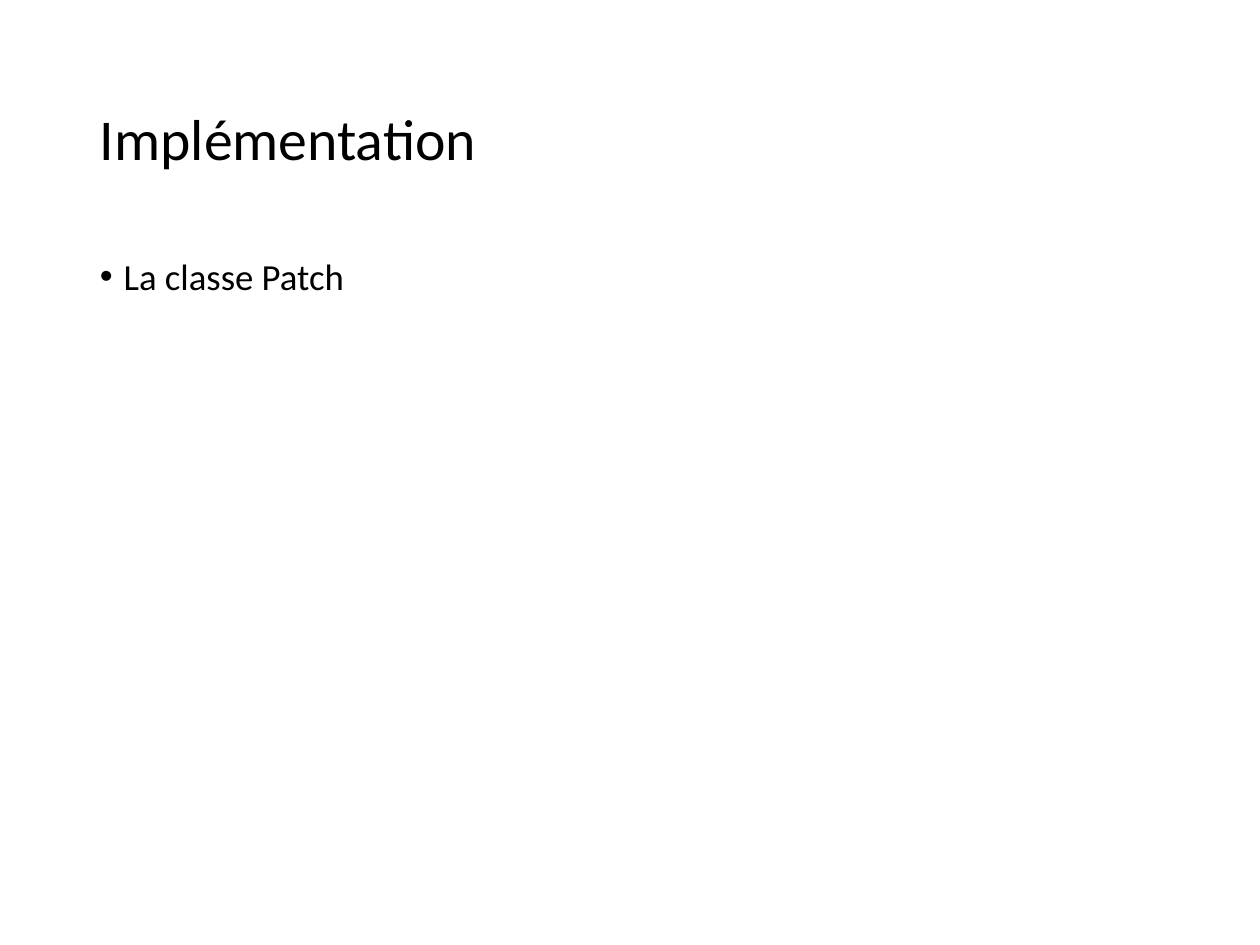
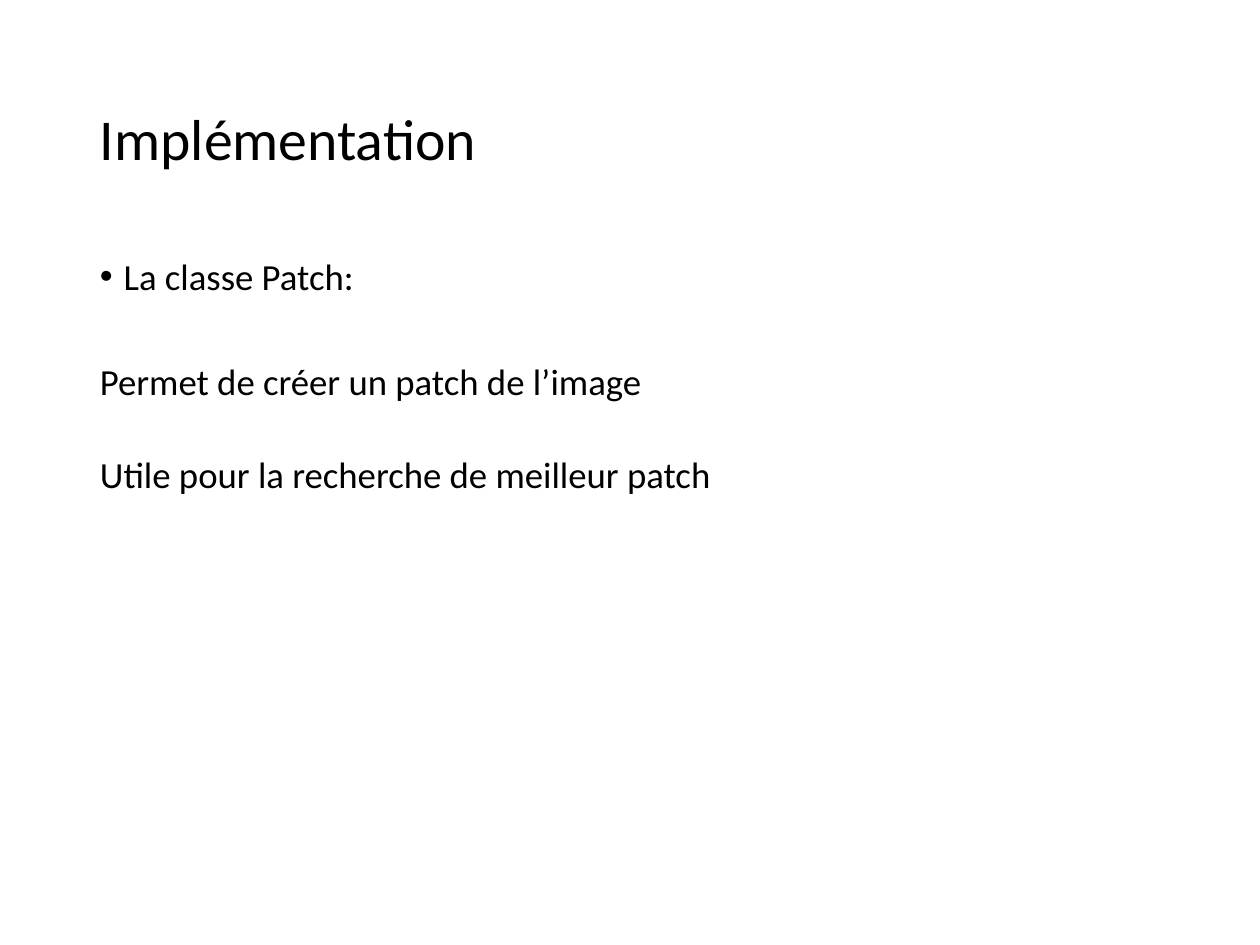
Before and after one commit to CharlyGirotNYU/Inpainting, a slide deck: slide 21 of ppt/Inpainting.pptx (slide 19 before the commit). Drawn at 1260x945 pixels with LibreOffice and Linux fonts; fonts in the diff are those of the drawing. Boxes give left, top, right and bottom in pixels: in the first picture for what was removed or moved away, otherwise in the second. Text is boxed around its words. In the diff, an @@ line names an element or a change of style, - is before the commit and + after.

```diff
--- a/ppt/Inpainting.pptx
+++ b/ppt/Inpainting.pptx
@@ text at (100, 264, 710, 494): text changed @@
-• La classe Patch
+• La classe Patch:
+Permet de créer un patch de l’image
+Utile pour la recherche de meilleur patch
```
Also in this commit, not shown: 6 other slides changed, 7 slides added, 2 slides removed.
